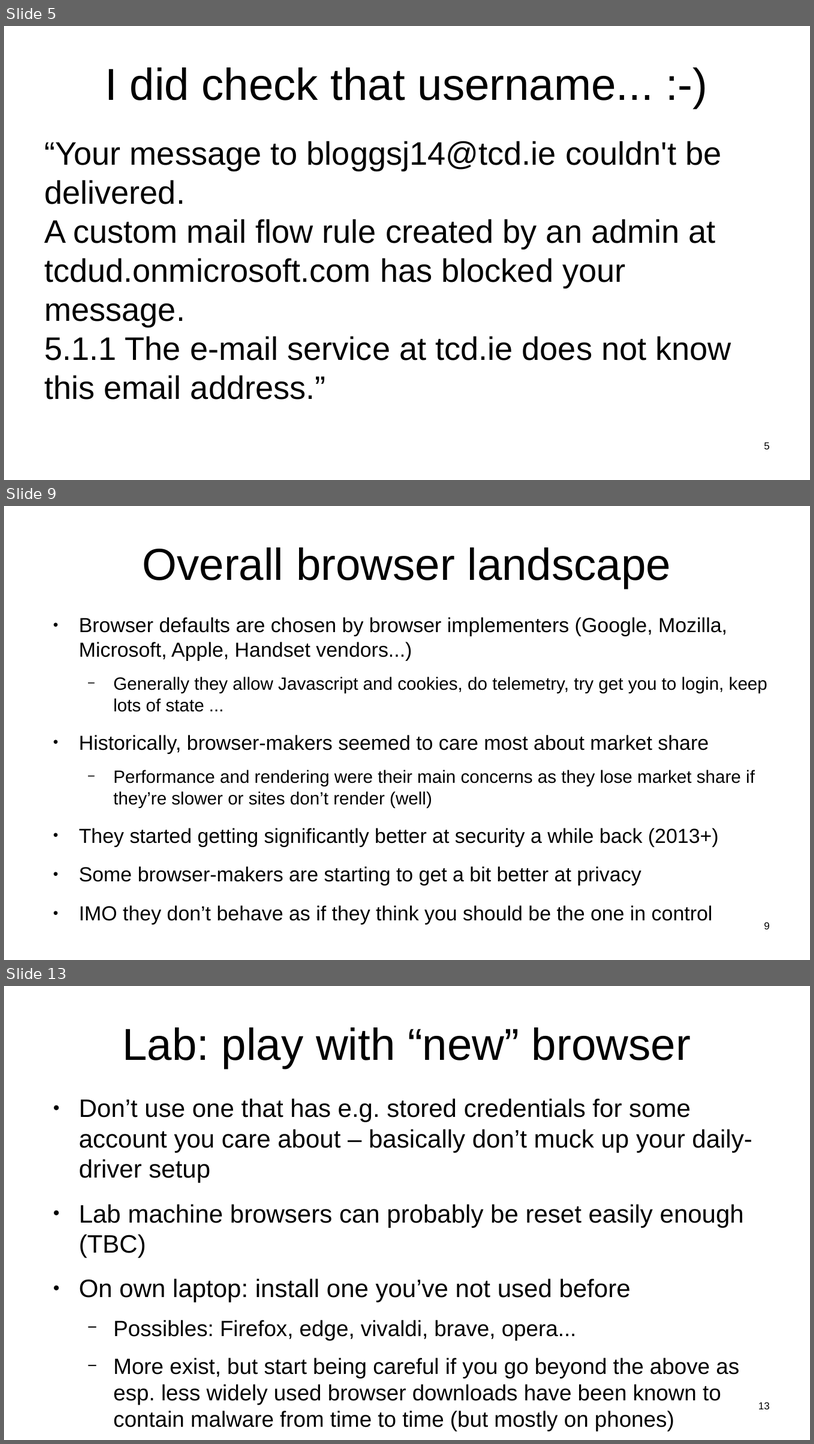
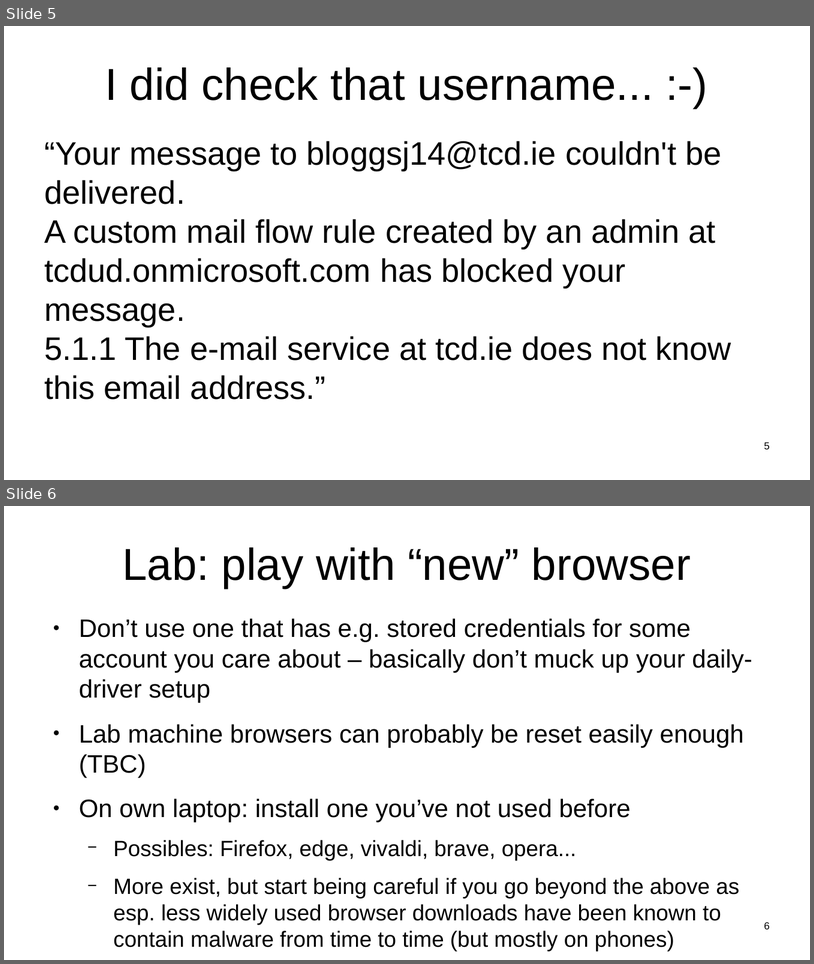
Before and after one commit to sftcd/witidtm, a slide deck: lectures/2022-2023/labs.odp. Shown one above the other, each under a label of ours: slides 5, 9 and 13 before the commit, slides 5 and 6 after it; the slides between them are not shown. The pictures are 814x1444 and 814x964 pixels, drawn with LibreOffice and Linux fonts; fonts in the diff are those of the drawing. Boxes give left, top, right and bottom in pixels: in the first picture for what was removed or moved away, otherwise in the second. Text is boxed around its words. In the diff, an @@ line names an element or a change of style, - is before the commit and + after.

```diff
--- a/lectures/2022-2023/labs.odp
+++ b/lectures/2022-2023/labs.odp
@@ slide 9 removed at box(4, 506, 810, 960), background #FFFFFF @@
@@ title removed at box(143, 547, 672, 588) @@
-Overall browser landscape
@@ text removed at box(79, 617, 768, 924) @@
-● Browser defaults are chosen by browser implementers (Google, Mozilla, Microsoft, Apple, Handset vendors...)
-  − Generally they allow Javascript and cookies, do telemetry, try get you to login, keep lots of state ...
-● Historically, browser-makers seemed to care most about market share
-  − Performance and rendering were their main concerns as they lose market share if they’re slower or sites don’t render (well)
-● They started getting significantly better at security a while back (2013+)
-● Some browser-makers are starting to get a bit better at privacy
-● IMO they don’t behave as if they think you should be the one in control
@@ page number removed at box(764, 922, 770, 929) @@
-9
@@ what was slide 13 is now slide 6 @@
@@ page number at box(764, 922, 770, 929): text changed @@
-13
+6
```
Also in this commit, not shown: 6 other slides removed, 5 other files.
